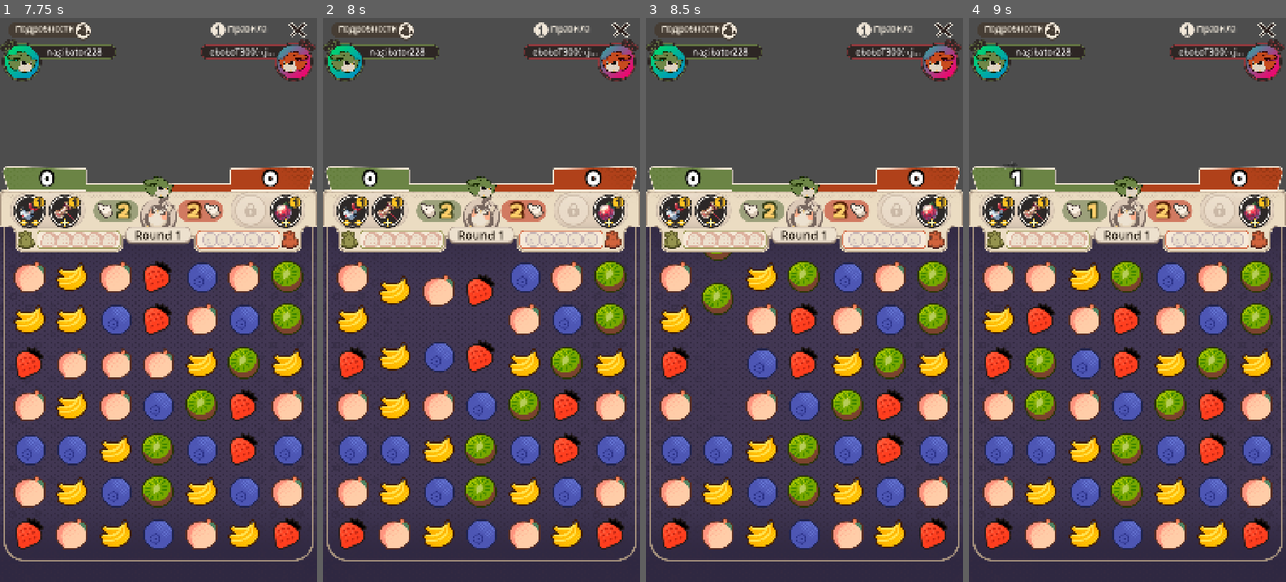
Above: before the commit, frames 1-4 (left to right).
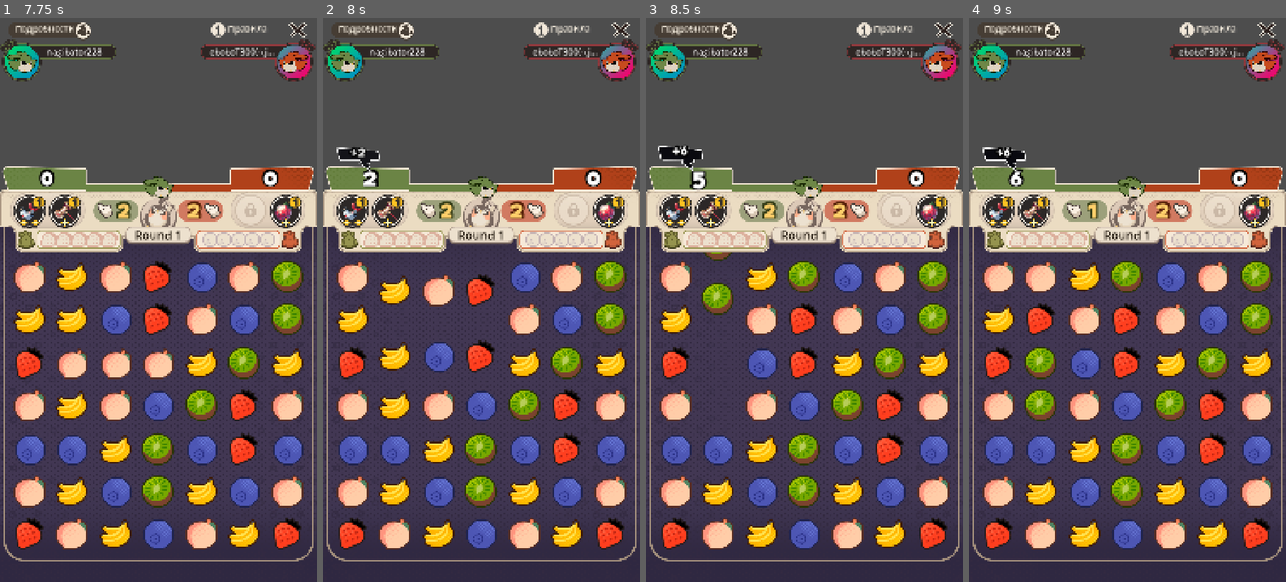
Above: after the commit, the same moments.

Repository: kakachaDev/origami-battle-godot
Game: Godot game, scene res://Assets/Scenes/game.tscn
Two runs of this game, one before a commit and one after it. Both use one fixed random seed, a clock stepped at 60 frames per second and the inputs below.
Inputs (mouse positions are in pixels of both pictures, inside the frame that each line leads up to):
- Up to frame 1 (7.75 s): click "Правила" at 0.5 s; click "Подробности" at 1.25 s; click (31, 209) at 2.02 s; click "Правила" at 2.75 s; click "Подробности" at 3.5 s; click (31, 209) at 4.27 s; click "Правила" at 5 s; click "Подробности" at 5.75 s; click (31, 209) at 6.52 s; tap Enter at 7.25 s; drag from (158, 407) to (190, 175) at 7.27 s
- Up to frame 2 (8 s): no input
- Up to frame 3 (8.5 s): drag from (741, 328) to (788, 412) at 8.02 s
- Up to frame 4 (9 s): move the mouse to (1159, 175) at 8.77 s; click (1159, 175) at 8.92 s

Frame 1 is identical in both runs. In frame 2, 0.5% of the frame differs, in the area x 4-56%, y 22-32%; in frame 3, 0.7%, in the area x 3-56%, y 22-32%; in frame 4, 0.6%.

Commit message:
Per-wave score updates; AddScore accumulates all turn with punch, hides on player switch

Diff:
--- a/Assets/Scripts/GameBoard.gd
+++ b/Assets/Scripts/GameBoard.gd
@@ -45,6 +45,7 @@
 signal passive_charged(player: int, charge: int, source_world_pos: Vector2)
 signal passive_fire_requested(player: int, icon_targets: Array)
 signal passive_fire_completed
+signal wave_destroyed(gems_by_type: Dictionary)
 signal skill_executing
 signal skill_used(gems_by_type: Dictionary, match_count: int)
 signal skill_targeting_changed(is_targeting: bool)
@@ -378,9 +379,11 @@
 	for event in _event_queue:
 		match event.t:
 			"destroy":
+				var wave_gems: Dictionary = {}
 				for info in event.gem_infos:
 					var gt: int = info.gem_type
 					gems_by_type[gt] = gems_by_type.get(gt, 0) + 1
+					wave_gems[gt] = wave_gems.get(gt, 0) + 1
 
 				var regular_cells: Array[GemCell] = []
 				var spawn_host_cells: Array[GemCell] = []
@@ -402,6 +405,7 @@
 					for cell in spawn_host_cells:
 						tw.tween_property(cell as Control, "scale", Vector2.ZERO, BoardAnimator.DESTROY_TIME)
 					await tw.finished
+				wave_destroyed.emit(wave_gems)
 
 			"passive_charge":
 				passive_charged.emit(event.player, event.charge, event.source_world_pos)
--- a/Assets/Scripts/GameManager.gd
+++ b/Assets/Scripts/GameManager.gd
@@ -29,6 +29,7 @@
 
 func _ready() -> void:
 	_board.move_completed.connect(_on_move_completed)
+	_board.wave_destroyed.connect(_on_wave_destroyed)
 	_board.passive_charged.connect(_on_passive_charged)
 	_board.skill_used.connect(_on_skill_used)
 	l_passive_gem_type = randi() % 5
@@ -49,33 +50,27 @@
 		r_passive_charge = charge
 	passive_charge_updated.emit(player, charge)
 
-func _on_skill_used(gems_by_type: Dictionary, _match_count: int) -> void:
+func _on_wave_destroyed(gems_by_type: Dictionary) -> void:
 	var total := 0
 	for c in gems_by_type.values():
 		total += c
 	if current_player == LEFT:
 		l_score += total
-		player_scored.emit(LEFT, total)
 	else:
 		r_score += total
-		player_scored.emit(RIGHT, total)
 	score_updated.emit(l_score, r_score)
 
-func _on_move_completed(gems_by_type: Dictionary, match_count: int) -> void:
-	var total := 0
-	for c in gems_by_type.values():
-		total += c
+func _on_skill_used(_gems_by_type: Dictionary, _match_count: int) -> void:
+	pass
+
+func _on_move_completed(_gems_by_type: Dictionary, match_count: int) -> void:
 	var bonus_move := match_count >= 3
 	if current_player == LEFT:
-		l_score += total
-		player_scored.emit(LEFT, total)
 		if not bonus_move:
 			l_moves_left -= 1
 		if l_moves_left <= 0:
 			current_player = RIGHT
 	else:
-		r_score += total
-		player_scored.emit(RIGHT, total)
 		if not bonus_move:
 			r_moves_left -= 1
 		if r_moves_left <= 0:
@@ -83,6 +78,5 @@
 			current_round += 1
 			l_moves_left = MOVES_PER_TURN
 			r_moves_left = MOVES_PER_TURN
-	score_updated.emit(l_score, r_score)
 	turns_updated.emit(l_moves_left, r_moves_left, current_player, current_round)
 	_board.set_current_player(current_player)
--- a/Assets/Scripts/GameUI.gd
+++ b/Assets/Scripts/GameUI.gd
@@ -36,6 +36,10 @@
 var _r_score_punch_h: Array = [null]
 var _l_add_score_tween_h: Array = [null]
 var _r_add_score_tween_h: Array = [null]
+var _l_add_score_punch_h: Array = [null]
+var _r_add_score_punch_h: Array = [null]
+var _l_add_score_total: int = 0
+var _r_add_score_total: int = 0
 
 func _ready() -> void:
 	_manager.score_updated.connect(_on_score_updated)
@@ -82,9 +86,11 @@
 	_score_line.value = clampf(float(l_score - r_score), -100.0, 100.0)
 
 	if l_delta > 0:
-		_show_add_score(_l_add_score, l_delta, -25.0)
+		_l_add_score_total += l_delta
+		_update_add_score(_l_add_score, _l_add_score_total, -25.0, _l_add_score_tween_h, _l_add_score_punch_h)
 	if r_delta > 0:
-		_show_add_score(_r_add_score, r_delta, 25.0)
+		_r_add_score_total += r_delta
+		_update_add_score(_r_add_score, _r_add_score_total, 25.0, _r_add_score_tween_h, _r_add_score_punch_h)
 
 func _animate_score_label(label: Label, from: int, to: int, tween_holder: Array, punch_holder: Array) -> void:
 	if tween_holder[0]:
@@ -100,20 +106,28 @@
 			_punch_scale(label, punch_holder)
 	, float(from), float(to), 0.5).set_trans(Tween.TRANS_QUAD).set_ease(Tween.EASE_OUT)
 
-func _punch_scale(label: Label, punch_holder: Array) -> void:
+func _punch_scale(node: Control, punch_holder: Array) -> void:
 	if punch_holder[0]:
 		punch_holder[0].kill()
-	label.scale = Vector2.ONE
+	node.scale = Vector2.ONE
 	var punch := create_tween()
 	punch_holder[0] = punch
-	punch.tween_property(label, "scale", Vector2(1.15, 1.15), 0.07) \
+	punch.tween_property(node, "scale", Vector2(1.15, 1.15), 0.07) \
 		.set_trans(Tween.TRANS_QUAD).set_ease(Tween.EASE_OUT)
-	punch.tween_property(label, "scale", Vector2.ONE, 0.12) \
+	punch.tween_property(node, "scale", Vector2.ONE, 0.12) \
 		.set_trans(Tween.TRANS_BACK).set_ease(Tween.EASE_OUT)
 
 func _on_turns_updated(l_moves: int, r_moves: int, player: int, round: int) -> void:
 	_l_turns.text = str(l_moves)
 	_r_turns.text = str(r_moves)
+	if player != _current_player:
+		var prev := _current_player
+		if prev == GameManager.LEFT:
+			_hide_add_score(_l_add_score, _l_add_score_tween_h)
+			_l_add_score_total = 0
+		else:
+			_hide_add_score(_r_add_score, _r_add_score_tween_h)
+			_r_add_score_total = 0
 	_current_player = player
 	_update_skill_button_interaction()
 	if _manager.total_rounds > 0:
@@ -266,40 +280,57 @@
 		on_land.call()
 	)
 
-func _show_add_score(node: TextureRect, amount: int, start_angle_deg: float) -> void:
-	var tween_holder := _l_add_score_tween_h if node == _l_add_score else _r_add_score_tween_h
+func _update_add_score(node: TextureRect, total: int, start_angle_deg: float, tween_holder: Array, punch_holder: Array) -> void:
+	var label := node.get_node("Count") as Label
+	if not node.visible:
+		if tween_holder[0]:
+			tween_holder[0].kill()
+		label.text = "+0"
+		node.rotation_degrees = start_angle_deg
+		node.modulate = Color(1.0, 1.0, 1.0, 0.0)
+		node.scale = Vector2.ZERO
+		node.visible = true
+		var tw := create_tween()
+		tween_holder[0] = tw
+		tw.tween_property(node, "modulate:a", 1.0, 0.25) \
+			.set_trans(Tween.TRANS_QUAD).set_ease(Tween.EASE_OUT)
+		tw.parallel().tween_property(node, "rotation_degrees", 0.0, 0.4) \
+			.set_trans(Tween.TRANS_BACK).set_ease(Tween.EASE_OUT)
+		tw.parallel().tween_property(node, "scale", Vector2.ONE, 0.4) \
+			.set_trans(Tween.TRANS_BACK).set_ease(Tween.EASE_OUT)
+		tw.parallel().tween_method(
+			func(v: float) -> void: label.text = "+%d" % roundi(v),
+			0.0, float(total), 0.4
+		).set_trans(Tween.TRANS_QUAD).set_ease(Tween.EASE_OUT)
+	else:
+		var current := 0
+		if label.text.begins_with("+"):
+			current = int(label.text.substr(1))
+		if tween_holder[0]:
+			tween_holder[0].kill()
+		var tw := create_tween()
+		tween_holder[0] = tw
+		var last_val := [current]
+		tw.tween_method(func(v: float) -> void:
+			var cur := roundi(v)
+			label.text = "+%d" % cur
+			if cur != last_val[0]:
+				last_val[0] = cur
+				_punch_scale(node, punch_holder)
+		, float(current), float(total), 0.3).set_trans(Tween.TRANS_QUAD).set_ease(Tween.EASE_OUT)
+
+func _hide_add_score(node: TextureRect, tween_holder: Array) -> void:
+	if not node.visible:
+		return
 	if tween_holder[0]:
 		tween_holder[0].kill()
-
-	var label := node.get_node("Count") as Label
-	label.text = "+0"
-
-	node.rotation_degrees = start_angle_deg
-	node.modulate = Color(1.0, 1.0, 1.0, 0.0)
-	node.scale = Vector2.ZERO
-	node.visible = true
-
+	var angle := -25.0 if node == _l_add_score else 25.0
 	var tw := create_tween()
 	tween_holder[0] = tw
-
-	tw.tween_property(node, "modulate:a", 1.0, 0.25) \
-		.set_trans(Tween.TRANS_QUAD).set_ease(Tween.EASE_OUT)
-	tw.parallel().tween_property(node, "rotation_degrees", 0.0, 0.4) \
-		.set_trans(Tween.TRANS_BACK).set_ease(Tween.EASE_OUT)
-	tw.parallel().tween_property(node, "scale", Vector2.ONE, 0.4) \
-		.set_trans(Tween.TRANS_BACK).set_ease(Tween.EASE_OUT)
-	tw.parallel().tween_method(
-		func(v: float) -> void: label.text = "+%d" % roundi(v),
-		0.0, float(amount), 0.4
-	).set_trans(Tween.TRANS_QUAD).set_ease(Tween.EASE_OUT)
-
-	tw.tween_interval(0.35)
-
 	tw.tween_property(node, "modulate:a", 0.0, 0.3) \
 		.set_trans(Tween.TRANS_QUAD).set_ease(Tween.EASE_IN)
-	tw.parallel().tween_property(node, "rotation_degrees", start_angle_deg, 0.3) \
+	tw.parallel().tween_property(node, "rotation_degrees", angle, 0.3) \
 		.set_trans(Tween.TRANS_QUAD).set_ease(Tween.EASE_IN)
 	tw.parallel().tween_property(node, "scale", Vector2.ZERO, 0.3) \
 		.set_trans(Tween.TRANS_BACK).set_ease(Tween.EASE_IN)
-
 	tw.tween_callback(func() -> void: node.visible = false)
